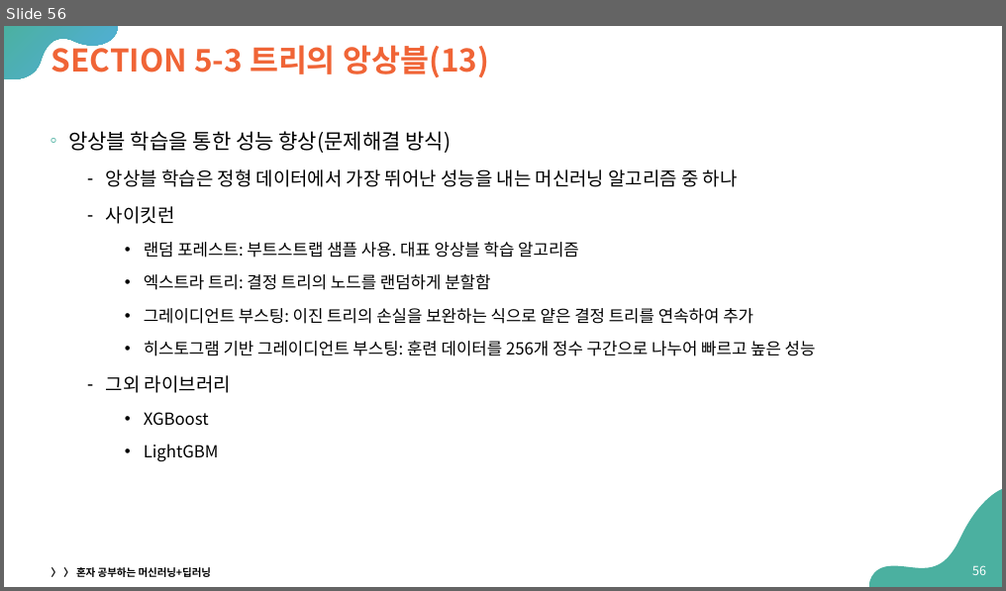
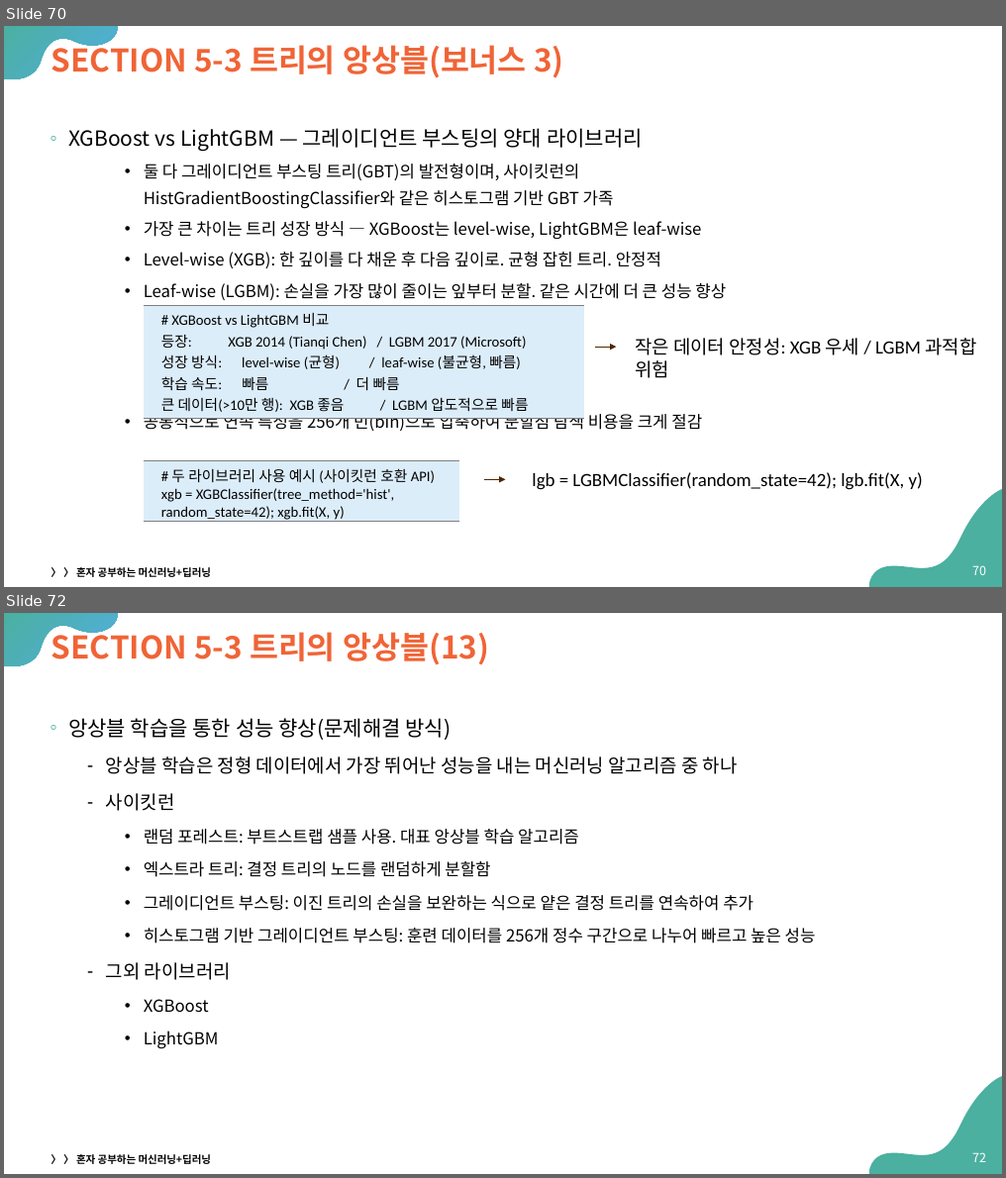
Before and after one commit to Sangdon-Park/Sangdon-Park.github.io, a slide deck: data/인공지능/05-트리 알고리즘.pptx. Shown one above the other, each under a label of ours: slide 56 before the commit, slides 70 and 72 after it; the slides between them are not shown. The pictures are 1006x591 and 1006x1178 pixels, drawn with LibreOffice and Linux fonts; fonts in the diff are those of the drawing. Boxes give left, top, right and bottom in pixels: in the first picture for what was removed or moved away, otherwise in the second. Text is boxed around its words. In the diff, an @@ line names an element or a change of style, - is before the commit and + after.

Commit message:
fix: rename ai chapter 5 tree algorithm files

```diff
--- a/data/인공지능/05-트리 알고리즘.pptx
+++ b/data/인공지능/05-트리 알고리즘.pptx
@@ slide 70 added at (4,26,1002,587), background #FFFFFF; not listed: 2 template elements that a slide beside it also shows @@
@@ title added at (52,40,563,77), 30 pt, text #F06436, bold @@
+SECTION 5-3 트리의 앙상블(보너스 3)
@@ text added at (68,128,726,431), 16 pt, text #000000 @@
+◦ XGBoost vs LightGBM — 그레이디언트 부스팅의 양대 라이브러리
+    • 둘 다 그레이디언트 부스팅 트리(GBT)의 발전형이며, 사이킷런의
+      HistGradientBoostingClassifier와 같은 히스토그램 기반 GBT 가족
+    • 가장 큰 차이는 트리 성장 방식 — XGBoost는 level-wise, LightGBM은 leaf-wise
+    • Level-wise (XGB): 한 깊이를 다 채운 후 다음 깊이로. 균형 잡힌 트리. 안정적
+    • Leaf-wise (LGBM): 손실을 가장 많이 줄이는 잎부터 분할. 같은 시간에 더 큰 성능 향상
+    • 공통적으로 연속 특성을 256개 빈(bin)으로 압축하여 분할점 탐색 비용을 크게 절감
@@ table added at (144,305,584,551), 1 rows, 1 columns @@
+# XGBoost vs LightGBM 비교 / 등장: XGB 2014 (Tianqi Chen) / LGBM 2017 (Microsoft) / 성장 방식: level-wise (균형) / leaf-wise (불균형, 빠름) / 학습 속도: 빠름 / 더 빠름 / 큰 데이터(>10만 행): XGB 좋음 / LGBM 압도적으로 빠름
@@ arrow added from (595, 347) to (617, 347), #4D2702 0.75 pt @@
@@ text added at (635,338,976,378), 18 pt, text #000000 @@
+작은 데이터 안정성: XGB 우세 / LGBM 과적합 위험
@@ table added at (144,462,459,587), 1 rows, 1 columns @@
+# 두 라이브러리 사용 예시 (사이킷런 호환 API) / xgb = XGBClassifier(tree_method='hist', random_state=42); xgb.fit(X, y)
@@ arrow added from (484, 479) to (506, 479), #4D2702 0.75 pt @@
@@ text added at (532,472,923,490), 18 pt, text #000000 @@
+lgb = LGBMClassifier(random_state=42); lgb.fit(X, y)
@@ text added at (51,568,211,577), 10 pt, text #000000, bold @@
+〉 〉 혼자 공부하는 머신러닝+딥러닝
@@ page number added at (972,566,986,575), 12 pt, text #FFFFFF @@
+70
@@ what was slide 56 is now slide 72 @@
@@ page number at (972,1153,986,1162): text changed @@
-56
+72
```
Also in this commit, not shown: 1 slide changed, 16 other slides added, 5 other files.
